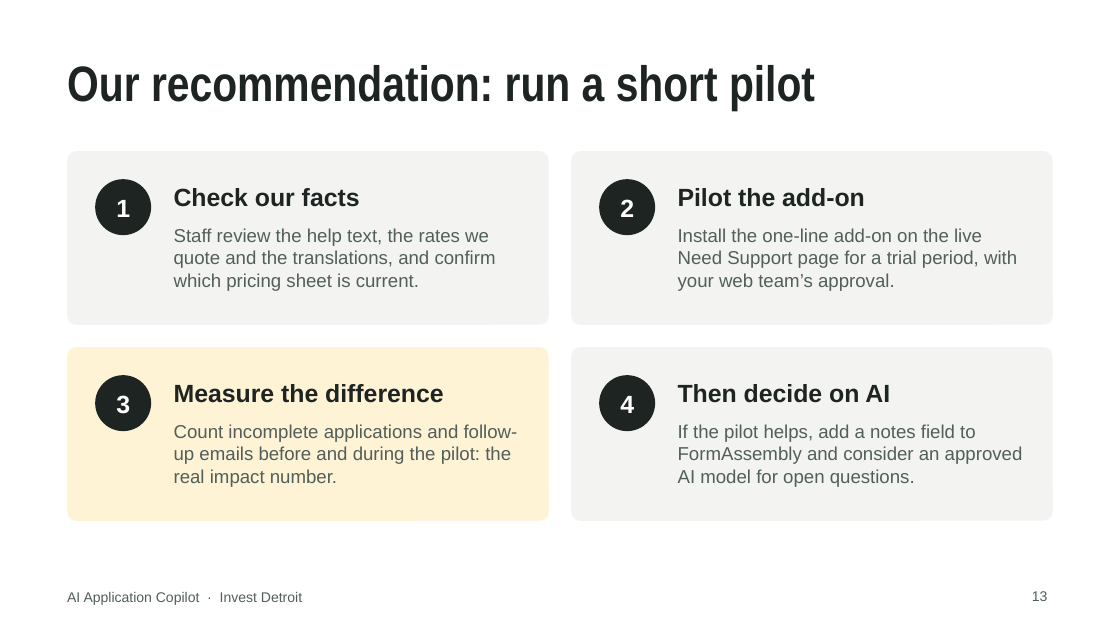
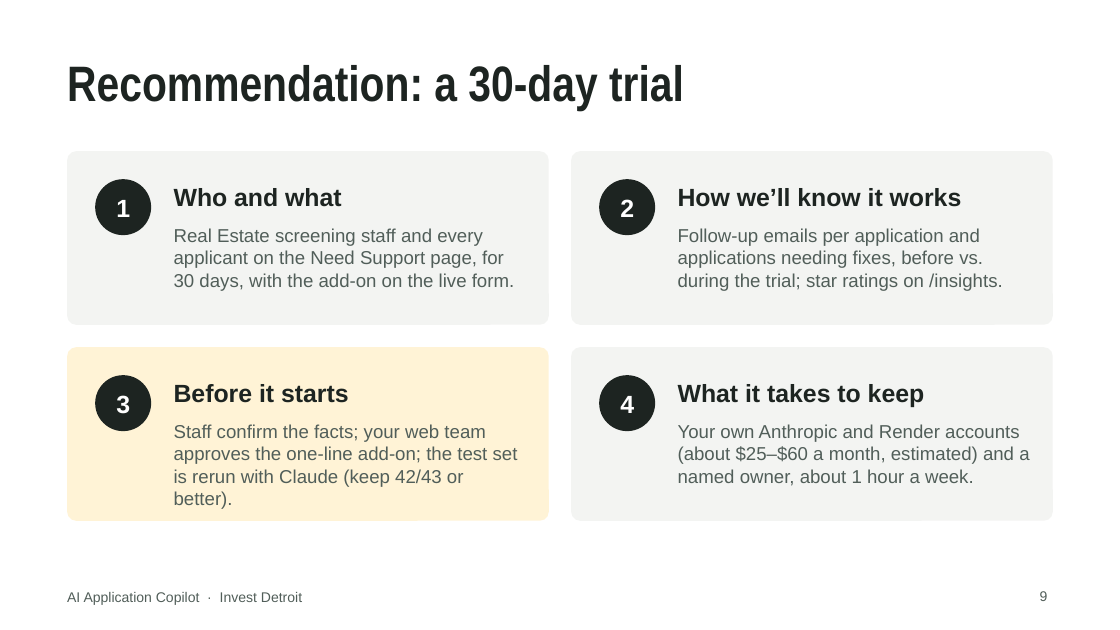
Before and after one commit to Ross-Business-Tech/Invest-Detroit-Project-1, a slide deck: slide 9 of docs/slides/Invest-Detroit-Copilot-Client-Deck.pptx (slide 13 before the commit). Drawn at 1120x630 pixels with LibreOffice and Linux fonts; fonts in the diff are those of the drawing; background and template pictures are left out. Boxes give left, top, right and bottom in pixels: in the first picture for what was removed or moved away, otherwise in the second. Text is boxed around its words. In the diff, an @@ line names an element or a change of style, - is before the commit and + after.

```diff
--- a/docs/slides/Invest-Detroit-Copilot-Client-Deck.pptx
+++ b/docs/slides/Invest-Detroit-Copilot-Client-Deck.pptx
@@ title at [67, 65, 684, 110]: text changed @@
-Our recommendation: run a short pilot
+Recommendation: a 30-day trial
@@ text at [174, 188, 342, 207]: text changed @@
-Check our facts
+Who and what
@@ text at [678, 188, 962, 207]: text changed @@
-Pilot the add-on
+How we’ll know it works
@@ text at [174, 228, 514, 291]: text changed @@
-Staff review the help text, the rates we quote and the translations, and confirm which pricing sheet is current.
+Real Estate screening staff and every applicant on the Need Support page, for 30 days, with the add-on on the live form.
@@ text at [678, 228, 1003, 291]: text changed @@
-Install the one-line add-on on the live Need Support page for a trial period, with your web team’s approval.
+Follow-up emails per application and applications needing fixes, before vs. during the trial; star ratings on /insights.
@@ text at [174, 384, 349, 403]: text changed @@
-Measure the difference
+Before it starts
@@ text at [678, 384, 925, 407]: text changed @@
-Then decide on AI
+What it takes to keep
@@ text at [174, 424, 518, 509]: text changed @@
-Count incomplete applications and follow-up emails before and during the pilot: the real impact number.
+Staff confirm the facts; your web team approves the one-line add-on; the test set is rerun with Claude (keep 42/43 or better).
@@ text at [678, 424, 1029, 486]: text changed @@
-If the pilot helps, add a notes field to FormAssembly and consider an approved AI model for open questions.
+Your own Anthropic and Render accounts (about $25–$60 a month, estimated) and a named owner, about 1 hour a week.
@@ page number at [1040, 591, 1048, 601]: text changed @@
-13
+9
```
Also in this commit, not shown: 3 other slides changed, 2 slides added, 6 slides removed, 31 other files.
